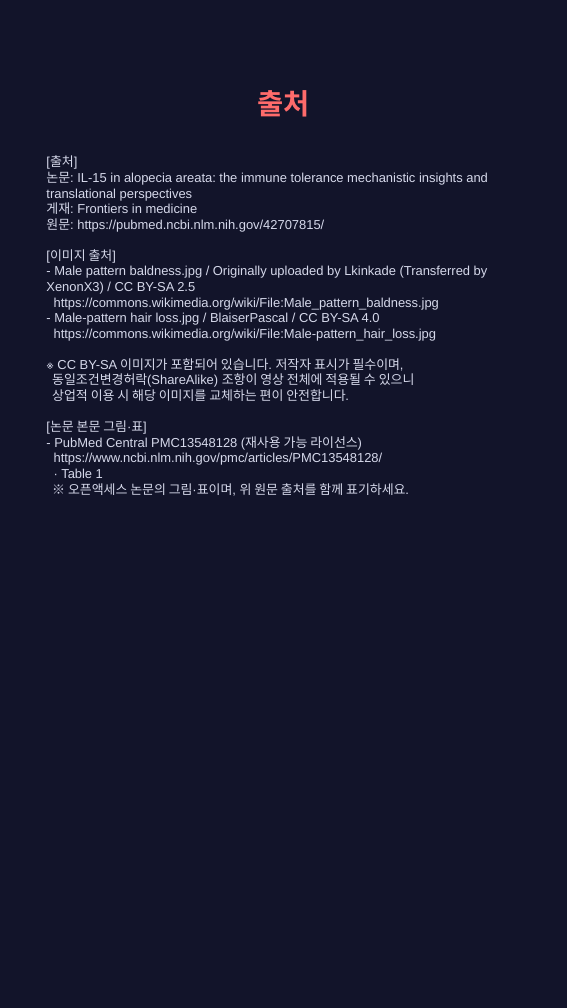
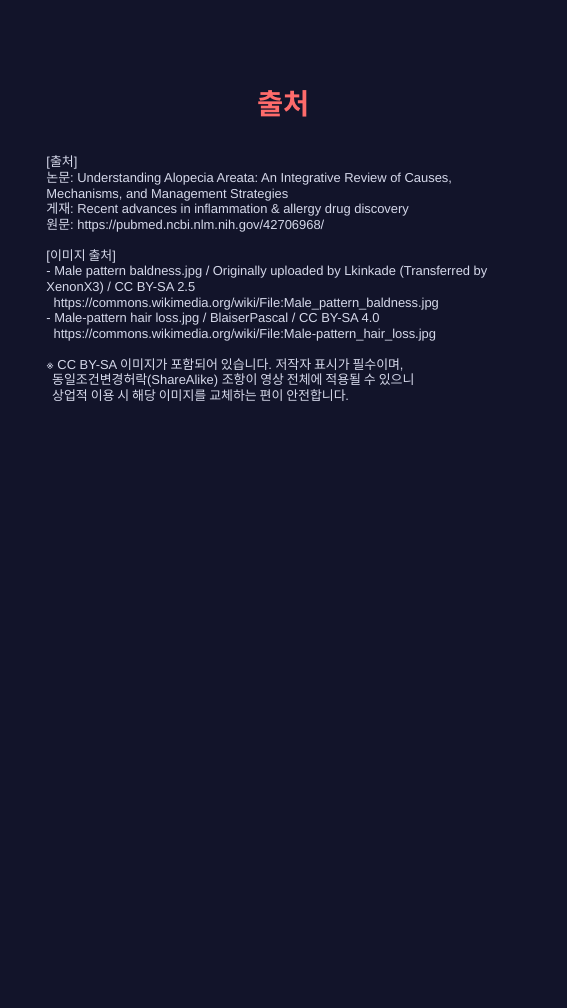
Before and after one commit to hyokang2010-BJ-ANTH/product-builder-test, a slide deck: slide 7 of data/2026-09-11/slides.pptx (slide 8 before the commit). Drawn at 567x1008 pixels with LibreOffice and Linux fonts; fonts in the diff are those of the drawing. Boxes give left, top, right and bottom in pixels: in the first picture for what was removed or moved away, otherwise in the second. Text is boxed around its words. In the diff, an @@ line names an element or a change of style, - is before the commit and + after.

```diff
--- a/data/2026-09-11/slides.pptx
+++ b/data/2026-09-11/slides.pptx
@@ text at box(46, 156, 488, 401): text changed @@
-[출처]
-논문: IL-15 in alopecia areata: the immune tolerance mechanistic insights and translational perspectives
-게재: Frontiers in medicine
-원문: https://pubmed.ncbi.nlm.nih.gov/42707815/
-[이미지 출처]
-- Male pattern baldness.jpg / Originally uploaded by Lkinkade (Transferred by XenonX3) / CC BY-SA 2.5
-https://commons.wikimedia.org/wiki/File:Male_pattern_baldness.jpg
-- Male-pattern hair loss.jpg / BlaiserPascal / CC BY-SA 4.0
-https://commons.wikimedia.org/wiki/File:Male-pattern_hair_loss.jpg
-※ CC BY-SA 이미지가 포함되어 있습니다. 저작자 표시가 필수이며,
-동일조건변경허락(ShareAlike) 조항이 영상 전체에 적용될 수 있으니
-상업적 이용 시 해당 이미지를 교체하는 편이 안전합니다.
-[논문 본문 그림·표]
-- PubMed Central PMC13548128 (재사용 가능 라이선스)
-https://www.ncbi.nlm.nih.gov/pmc/articles/PMC13548128/
-· Table 1
-※ 오픈액세스 논문의 그림·표이며, 위 원문 출처를 함께 표기하세요.
+[출처]
+논문: Understanding Alopecia Areata: An Integrative Review of Causes, Mechanisms, and Management Strategies
+게재: Recent advances in inflammation & allergy drug discovery
+원문: https://pubmed.ncbi.nlm.nih.gov/42706968/
+[이미지 출처]
+- Male pattern baldness.jpg / Originally uploaded by Lkinkade (Transferred by XenonX3) / CC BY-SA 2.5
+https://commons.wikimedia.org/wiki/File:Male_pattern_baldness.jpg
+- Male-pattern hair loss.jpg / BlaiserPascal / CC BY-SA 4.0
+https://commons.wikimedia.org/wiki/File:Male-pattern_hair_loss.jpg
+※ CC BY-SA 이미지가 포함되어 있습니다. 저작자 표시가 필수이며,
+동일조건변경허락(ShareAlike) 조항이 영상 전체에 적용될 수 있으니
+상업적 이용 시 해당 이미지를 교체하는 편이 안전합니다.
```
Also in this commit, not shown: 1 other slide changed, 3 slides added, 4 slides removed, 23 other files.
